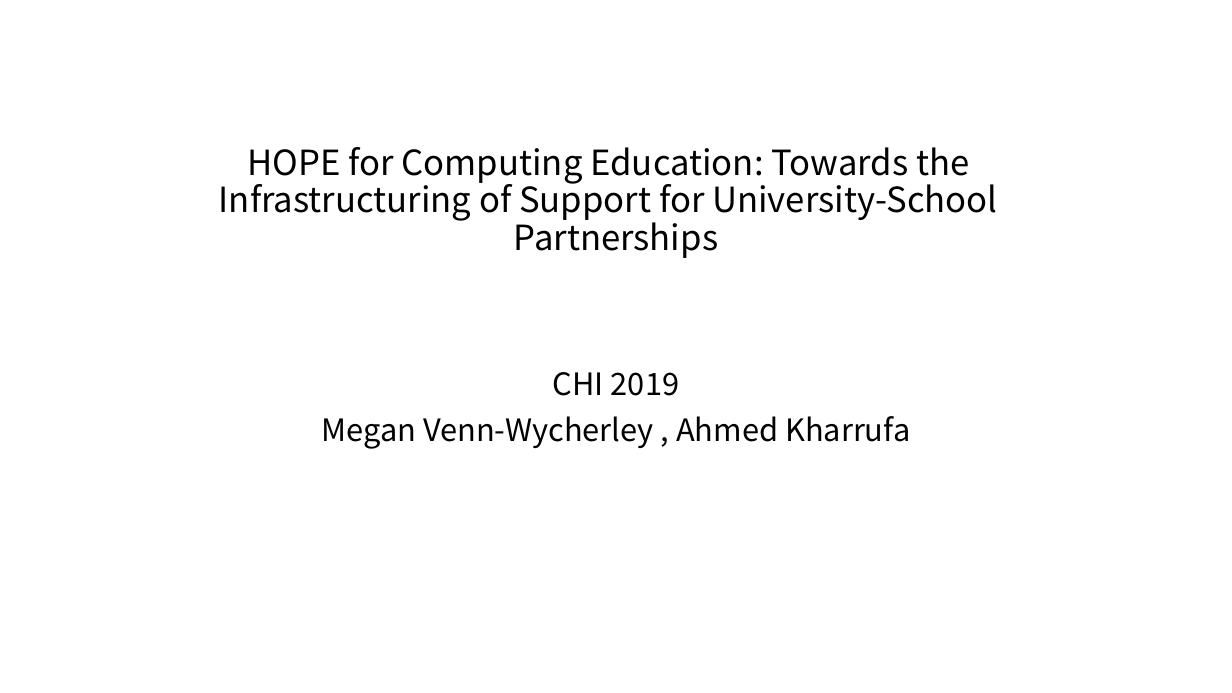
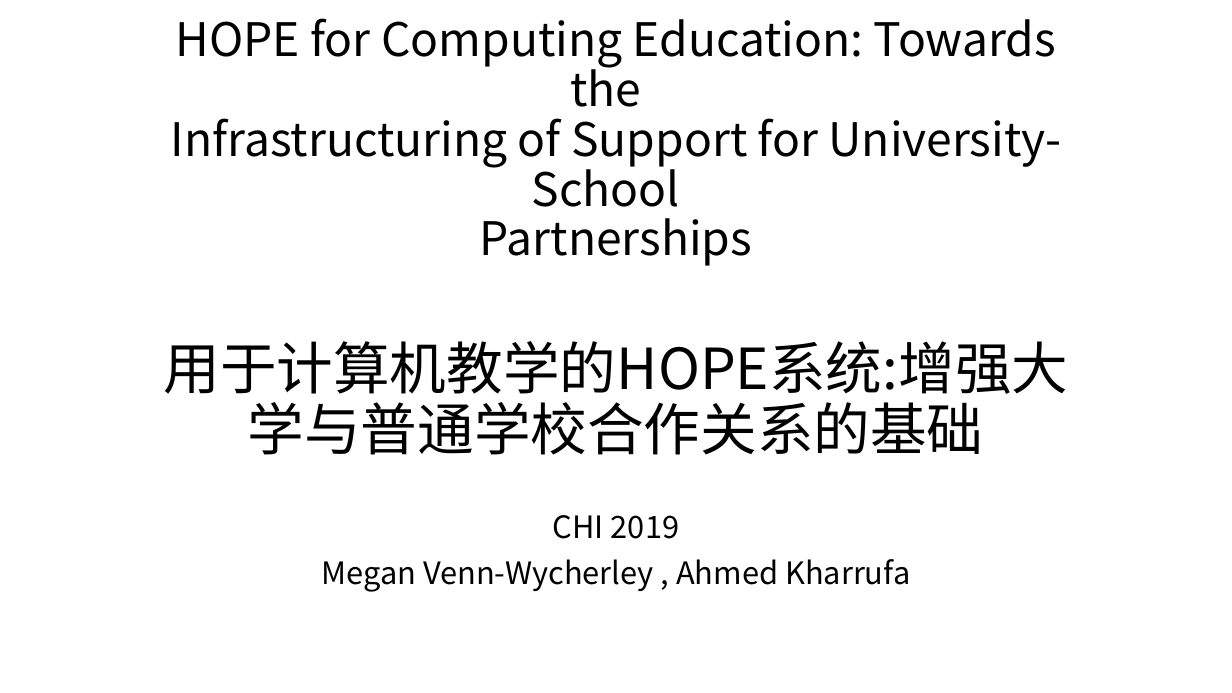
Before and after one commit to twesix/paper-notes, a slide deck: slide 1 of 201905/5-25分享.pptx. Drawn at 1232x693 pixels with LibreOffice and Linux fonts; fonts in the diff are those of the drawing. Boxes give left, top, right and bottom in pixels: in the first picture for what was removed or moved away, otherwise in the second. Text is boxed around its words. In the diff, an @@ line names an element or a change of style, - is before the commit and + after.

```diff
--- a/201905/5-25分享.pptx
+++ b/201905/5-25分享.pptx
@@ title at <box>163,18,1068,455</box>: text changed; size 27 to 36 pt @@
-HOPE for Computing Education: Towards the
-Infrastructuring of Support for University-School
-Partnerships
+HOPE for Computing Education: Towards the
+Infrastructuring of Support for University-School
+Partnerships
+用于计算机教学的HOPE系统:增强大学与普通学校合作关系的基础
@@ subtitle "CHI 2019": place and size @@
-subtitle "CHI 2019" at <box>322,372,910,449</box>
+subtitle "CHI 2019" at <box>322,515,910,592</box>
```
Also in this commit, not shown: 1 slide added, 2 other files.
